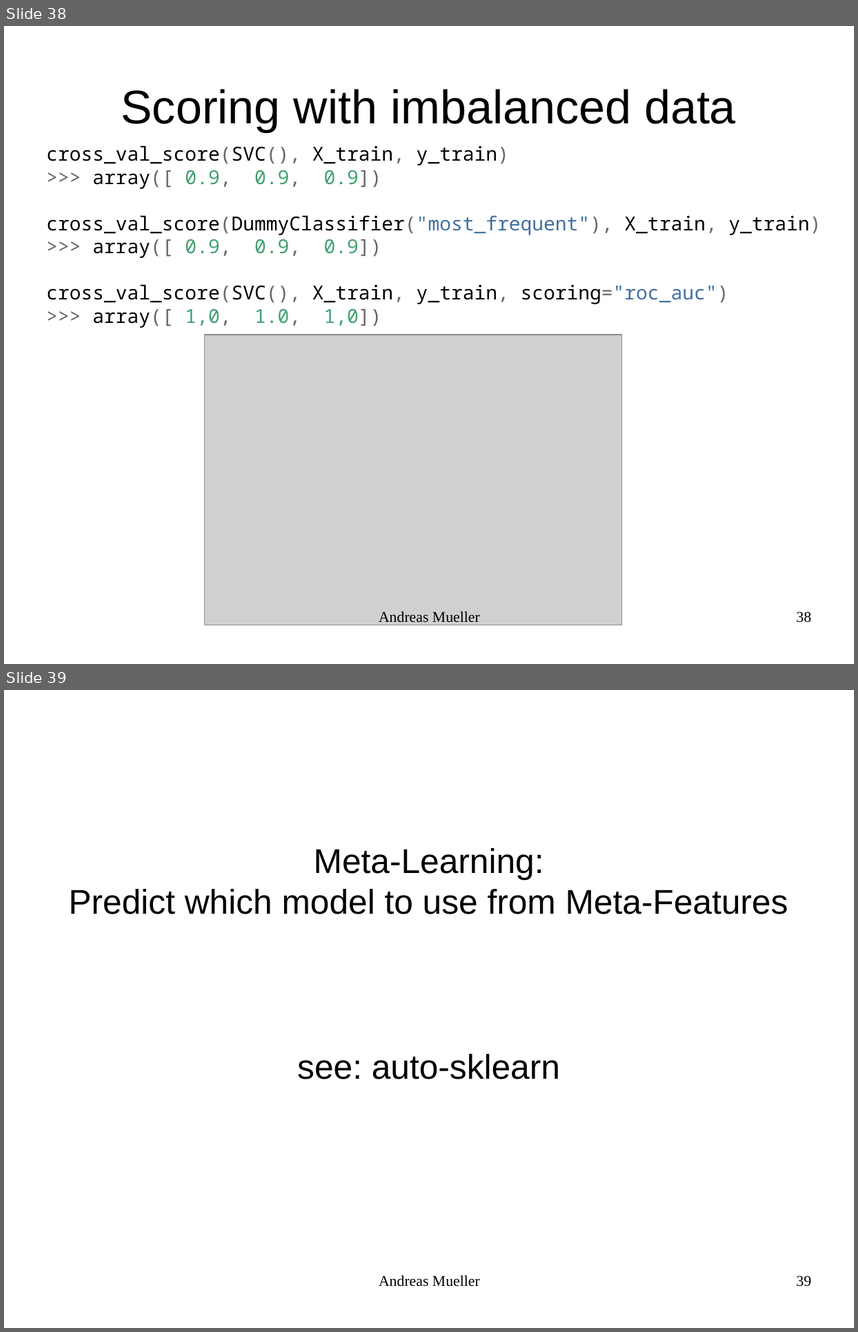
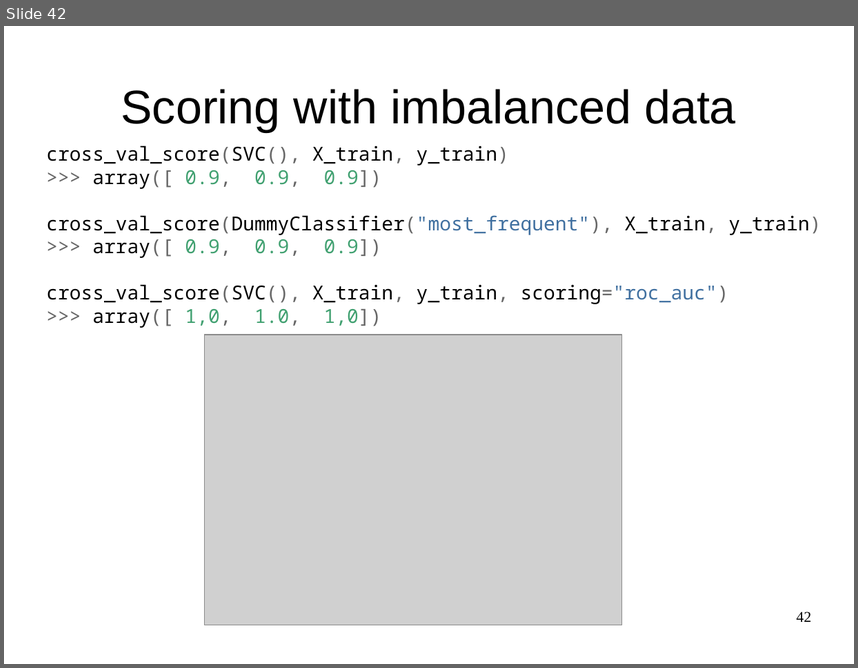
Before and after one commit to amueller/talks_odt, a slide deck: machine-learning-with-scikit-learn - pydata strata nyc 2015 - 45 minutes.odp. Shown one above the other, each under a label of ours: slides 38 and 39 before the commit, slide 42 after it. The pictures are 858x1332 and 858x668 pixels, drawn with LibreOffice and Linux fonts; fonts in the diff are those of the drawing; grey boxes stand for pictures. Boxes give left, top, right and bottom in pixels: in the first picture for what was removed or moved away, otherwise in the second. Text is boxed around its words. In the diff, an @@ line names an element or a change of style, - is before the commit and + after.

```diff
--- a/machine-learning-with-scikit-learn - pydata strata nyc 2015 - 45 minutes.odp
+++ b/machine-learning-with-scikit-learn - pydata strata nyc 2015 - 45 minutes.odp
@@ slide 39 removed at (x1=4, y1=690, x2=854, y2=1328), background #FFFFFF @@
@@ subtitle removed at (x1=69, y1=848, x2=789, y2=1079) @@
-Meta-Learning:
-Predict which model to use from Meta-Features
-see: auto-sklearn
@@ text removed at (x1=379, y1=1275, x2=480, y2=1286) @@
-Andreas Mueller
@@ page number removed at (x1=796, y1=1275, x2=811, y2=1286) @@
-39
@@ what was slide 38 is now slide 42 @@
@@ slide 42 changed as well @@
@@ text removed at (x1=379, y1=611, x2=480, y2=625) @@
-Andreas Mueller
@@ page number at (x1=796, y1=611, x2=811, y2=621): text changed @@
-38
+42
```
Also in this commit, not shown: 36 other slides changed, 7 slides added, 3 other slides removed.
